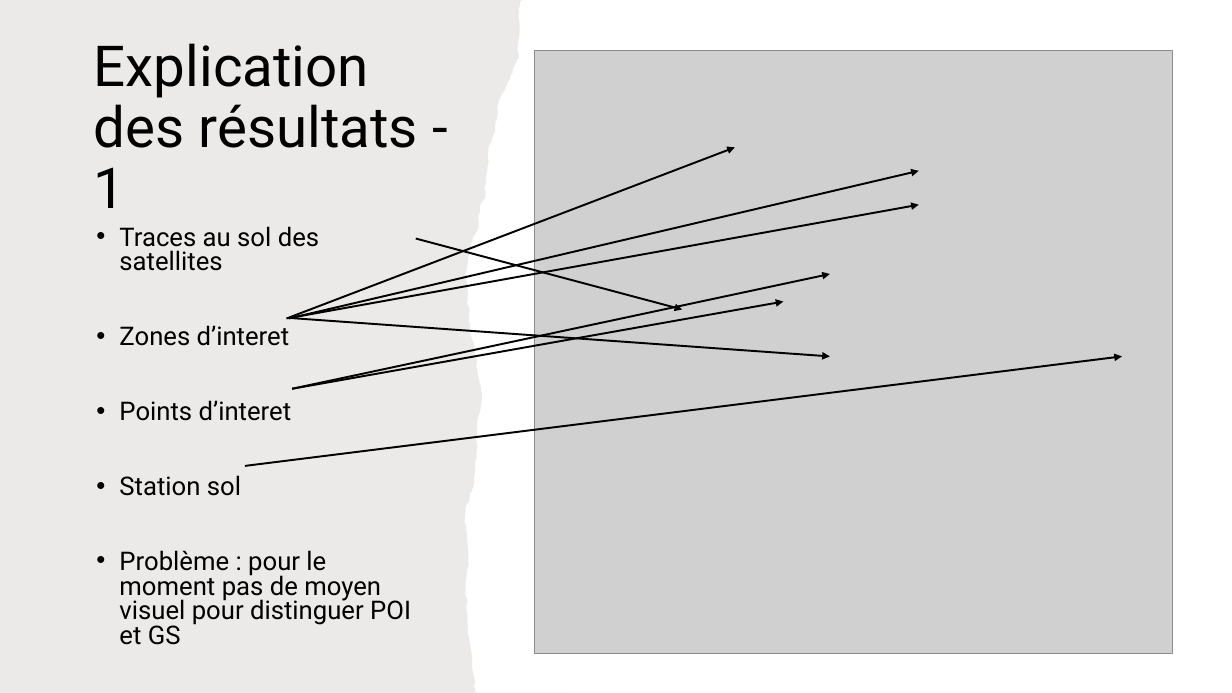
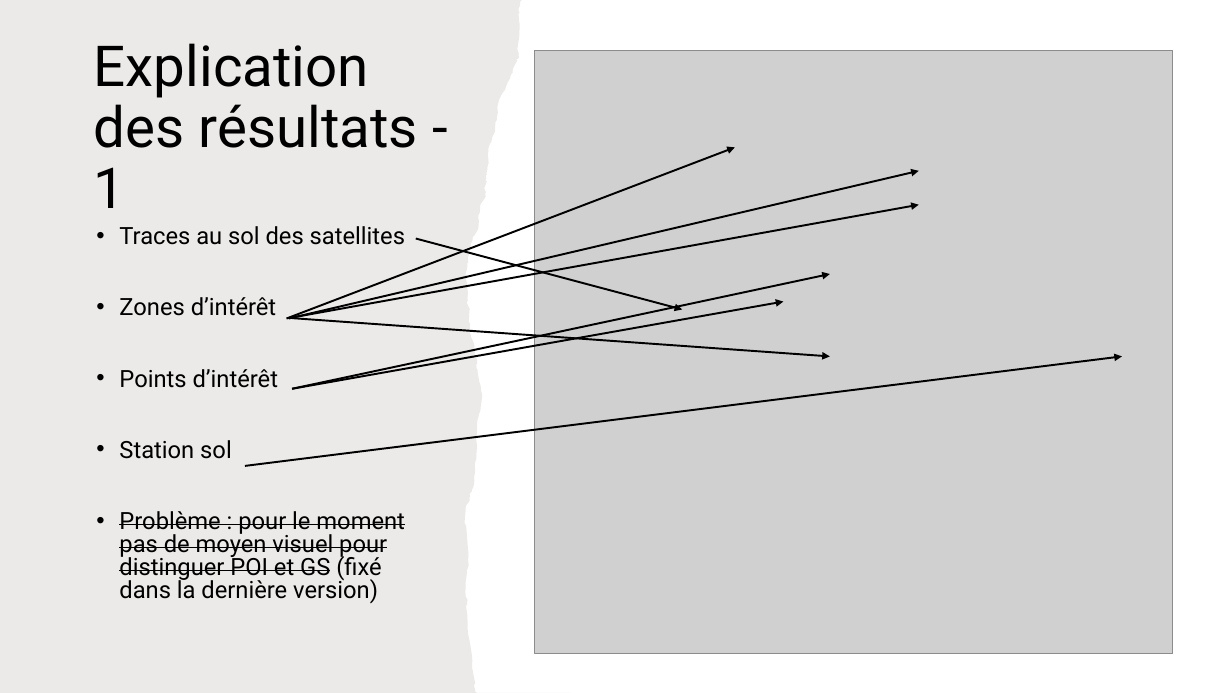
Before and after one commit to leoid3/EO_Tools, a slide deck: slide 10 of User guide.pptx. Drawn at 1232x693 pixels with LibreOffice and Linux fonts; fonts in the diff are those of the drawing; grey boxes stand for pictures. Boxes give left, top, right and bottom in pixels: in the first picture for what was removed or moved away, otherwise in the second. Text is boxed around its words. In the diff, an @@ line names an element or a change of style, - is before the commit and + after.

```diff
--- a/User guide.pptx
+++ b/User guide.pptx
@@ text at (119,226,405,459): size 20 to 18.5 pt in "Traces au sol des satellites", "Station sol" @@
@@ text at (119,297,278,388): text changed; size 20 to 18.5 pt @@
-• Zones d’interet
-• Points d’interet
+• Zones d’intérêt
+• Points d’intérêt
@@ text at (119,511,405,603): text changed; size 20 to 18.5 pt @@
-• Problème : pour le moment pas de moyen visuel pour distinguer POI et GS
+• Problème : pour le moment pas de moyen visuel pour distinguer POI et GS (fixé dans la dernière version)
```
Also in this commit, not shown: 4 other slides changed, 3 slides added, 1 slide removed, 20 other files.
